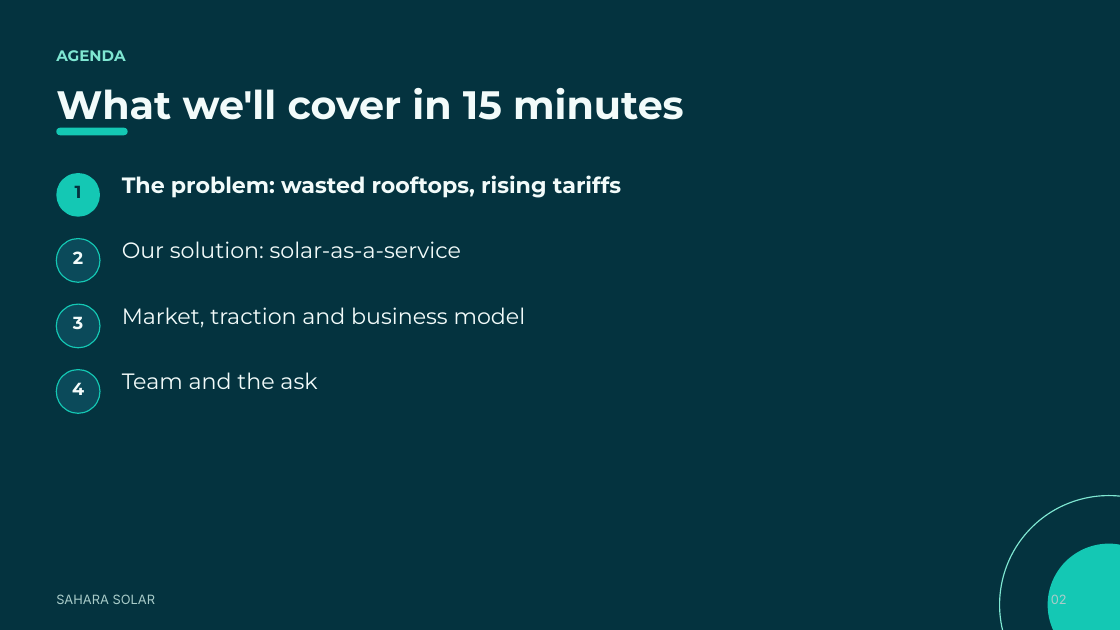
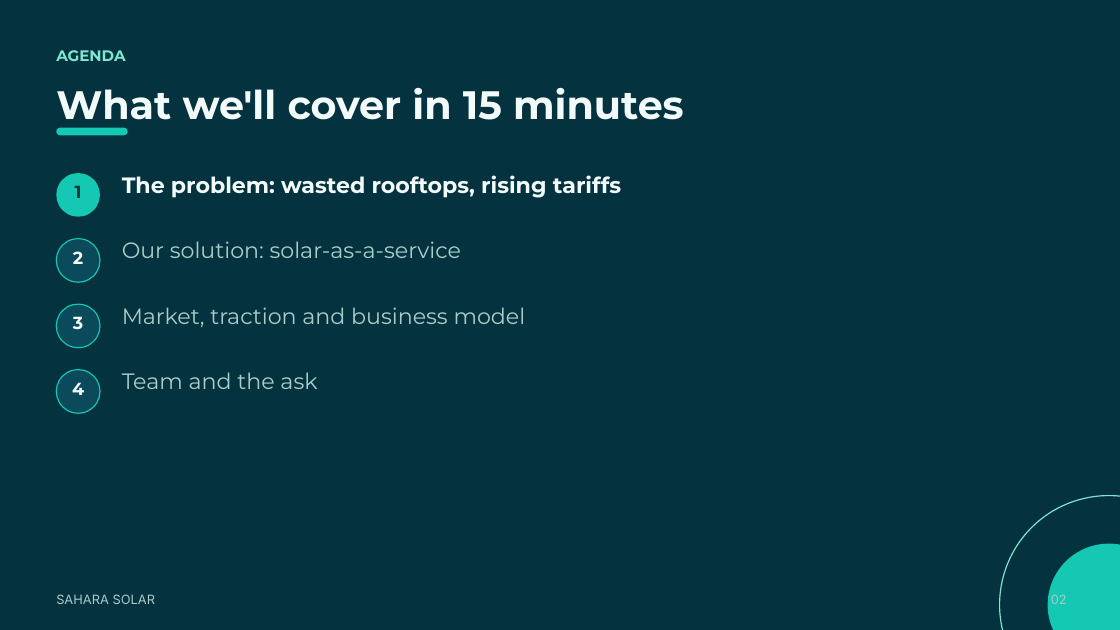
Before and after one commit to mafk21/PowerPoint-skill, a slide deck: slide 2 of examples/placeplate-style-demo.pptx. Drawn at 1120x630 pixels with LibreOffice and Linux fonts; fonts in the diff are those of the drawing. Boxes give left, top, right and bottom in pixels: in the first picture for what was removed or moved away, otherwise in the second. Text is boxed around its words. In the diff, an @@ line names an element or a change of style, - is before the commit and + after.

Commit message:
Grow skill into a monster: creator atlas, research base, advanced techniques
Researched across Instagram/TikTok/YouTube/Reddit + academic literature:
- 09 creator atlas: 40+ PlacePlate-like creators & agencies (Jacob The
  PowerPoint Guy 5M, Luis Urrutia 4M, fastppt 3M, One Skill PPT 825K,
  slidecased, yerra.dzn, Saeed Faal, goslideid...) + meta-playbook
- 10 research foundations: Mayer's principles w/ effect sizes, Sweller
  Cognitive Load, Alley assertion-evidence studies, picture superiority,
  von Restorff, Okabe-Ito/WCAG, debunked myths (Dale %s, Mehrabian 7-38-55)
- 11 advanced techniques: 3D morph, one-canvas pans, Zoom hubs, triggers,
  kiosk, parallax, logo reveals, shape surgery, speed workflow
- 12 storytelling: Duarte sparkline/STAR, Minto pyramid+SCQA, Knaflic, Zen
- 13 resources: BrightSlide/think-cell, AI-tool reality check (Gamma PPTX
  weakness, no Morph from AI tools), marketplaces, assets, 9:16/4:5 specs
- 14 Arabic & RTL decks: mirroring, Cairo/Tajawal, BiDi, bilingual patterns
- 15 prompt playbook: 12 copy-paste prompts incl. JSON-spec chain
- generator: +stat_strip, +before_after, +logo_wall, agenda progress
  tracker (active param) -> 16 builders; verified Morph XML + !! anchors
- SKILL.md/README/03-recipes/generator-README synced

```diff
--- a/examples/placeplate-style-demo.pptx
+++ b/examples/placeplate-style-demo.pptx
@@ text colour #F2FBFA to #A9CCC9 in 3 elements at (122,241,461,258), (122,307,526,327), (122,372,317,389) @@
```
Also in this commit, not shown: 12 other files.
